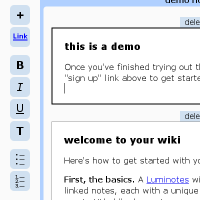
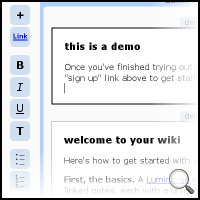
Layers edited between the first and the second 200x200 image:
removed layer "Pasted Layer#1" over [0, 0, 200, 200]
painted on "Background copy" over [10, 0, 200, 200]
